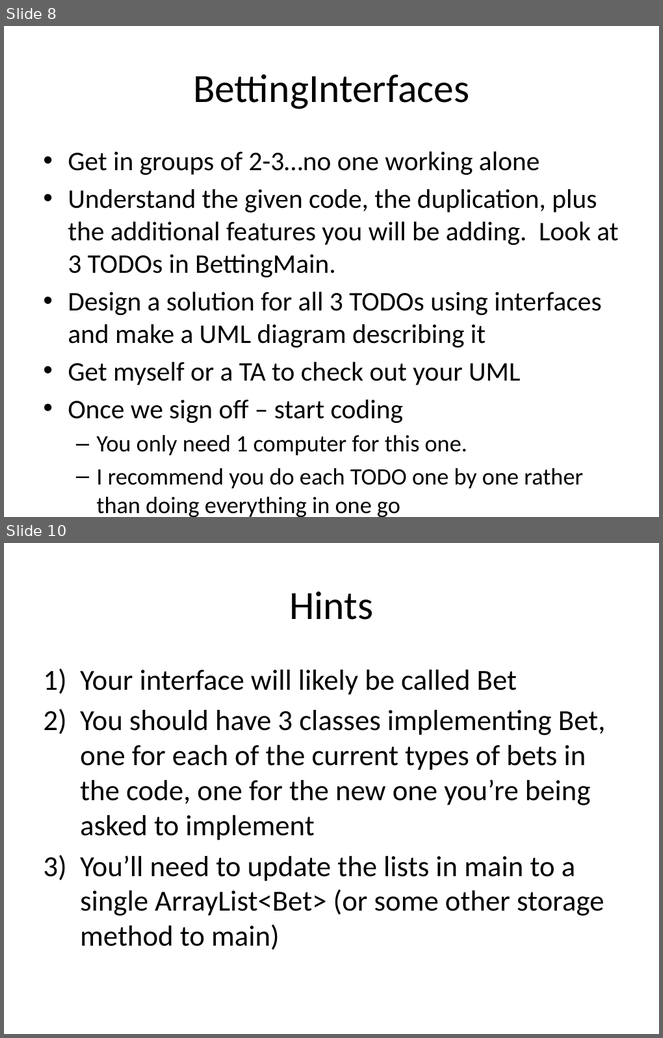
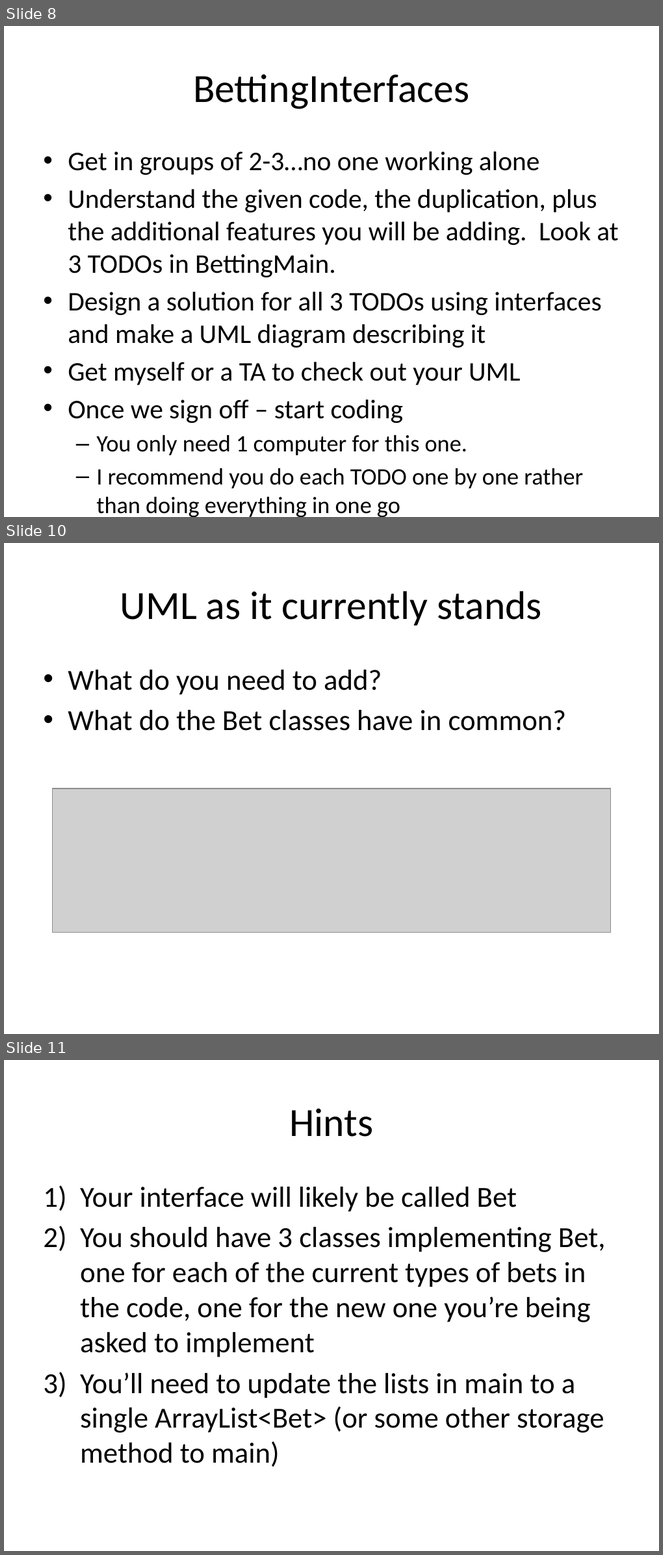
Before and after one commit to RHIT-CSSE/csse220, a slide deck: ClassMaterials/MoreRecursionMoreInterfaces/Slides/More_Interfaces_More_Recursion.pptx. Shown one above the other, each under a label of ours: slides 8 and 10 before the commit, slides 8, 10 and 11 after it; the slides between them are not shown. The pictures are 663x1038 and 663x1555 pixels, drawn with LibreOffice and Linux fonts; fonts in the diff are those of the drawing; grey boxes stand for pictures. Boxes give left, top, right and bottom in pixels: in the first picture for what was removed or moved away, otherwise in the second. Text is boxed around its words. In the diff, an @@ line names an element or a change of style, - is before the commit and + after.

Commit message:
Slides update

```diff
--- a/ClassMaterials/MoreRecursionMoreInterfaces/Slides/More_Interfaces_More_Recursion.pptx
+++ b/ClassMaterials/MoreRecursionMoreInterfaces/Slides/More_Interfaces_More_Recursion.pptx
@@ slide 10 added at bbox=[4, 543, 659, 1034], background #FFFFFF @@
@@ title added at bbox=[120, 591, 542, 626], 44 pt, text #000000 @@
+UML as it currently stands
@@ text added at bbox=[68, 670, 567, 731], 32 pt, text #000000 @@
+• What do you need to add?
+• What do the Bet classes have in common?
@@ picture added at bbox=[53, 789, 610, 933] @@
@@ what was slide 10 is now slide 11 @@
```
Also in this commit, not shown: 1 slide changed.
